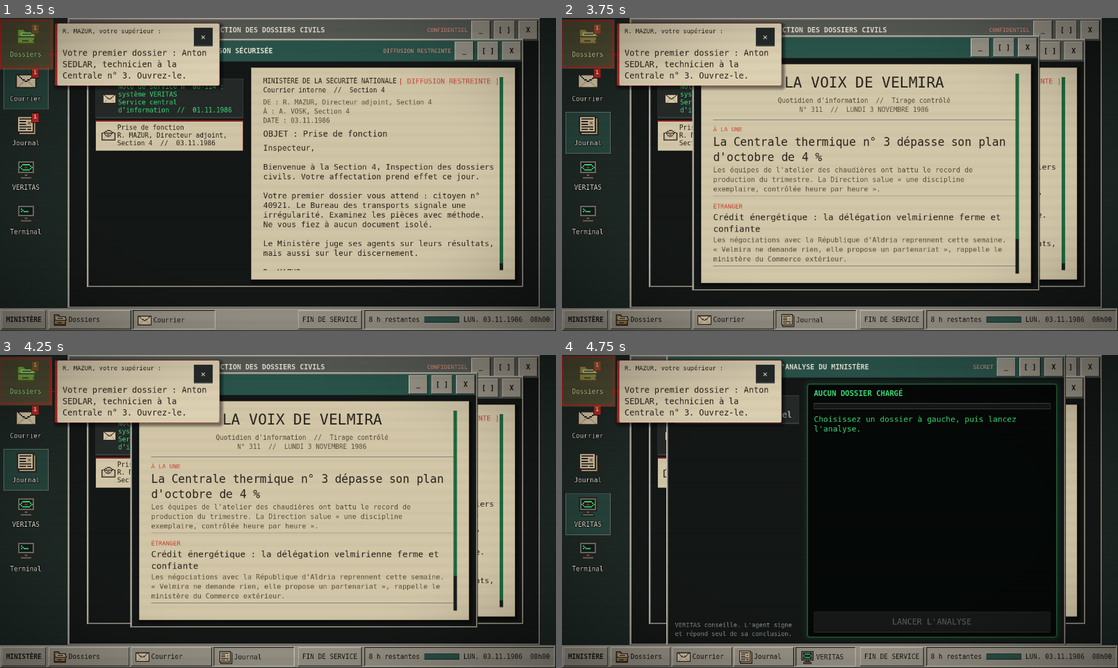
Above: before the commit, frames 1-4 (two rows, left to right).
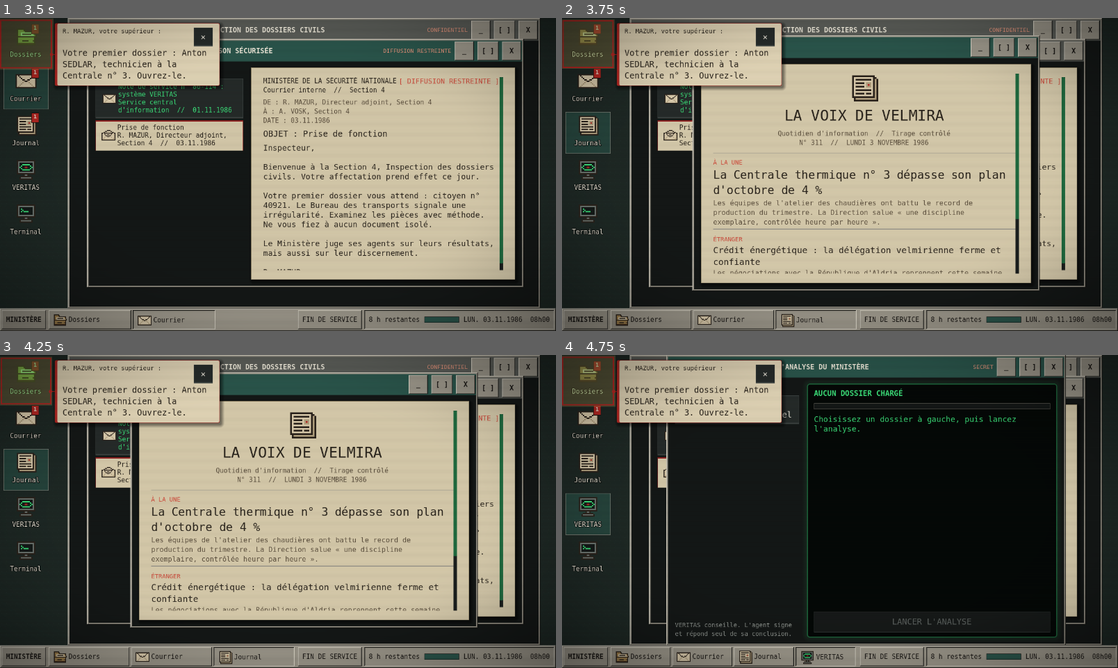
Above: after the commit, the same moments.

Repository: r65z40/truth
Game: Godot game, scene res://scenes/main_menu/main_menu.tscn
The game is run twice, just before and just after one commit, with the same random seed, the same clock (stepped at 60 frames per second) and the same inputs.
Inputs:
- Up to frame 1 (3.5 s): click "NOUVELLE PARTIE" at 0.5 s; click "PASSER" at 1.25 s; click "Dossiers" at 2 s; click "Courrier" at 2.75 s
- Up to frame 2 (3.75 s): click "Journal" at 3.5 s
- Up to frame 3 (4.25 s): no input
- Up to frame 4 (4.75 s): click "VERITAS" at 4.25 s

Frame 1 is identical in both runs. In frame 2, 6.6% of the frame differs, in the area x 27-83%, y 18-82%; in frame 3, 6.6%; in frame 4, nothing differs.

Commit message:
Journal : emblème en tête de « La Voix de Velmira »
Ajoute un emblème (icône journal en pixels) centré au-dessus du bandeau-titre,
pour que la une se lise comme une vraie première page.

Co-Authored-By: Claude Opus 4.8 <noreply@anthropic.com>
Claude-Session: https://claude.ai/code/session_01S6Q64qV8A21FGrmgUc6GYw

Diff:
--- a/scenes/ui/windows/news_window.gd
+++ b/scenes/ui/windows/news_window.gd
@@ -7,6 +7,20 @@
 @onready var _masthead: Label = %Masthead
 @onready var _tagline: Label = %Tagline
 @onready var _articles: VBoxContainer = %Articles
+
+
+func _ready() -> void:
+	super()
+	# Emblème du journal, centré au-dessus du bandeau-titre (sur papier).
+	var emblem := TextureRect.new()
+	emblem.name = "Emblem"
+	emblem.texture = PixelIcons.get_icon("news", 4)
+	emblem.custom_minimum_size = Vector2(64, 64)
+	emblem.stretch_mode = TextureRect.STRETCH_KEEP_ASPECT_CENTERED
+	emblem.texture_filter = CanvasItem.TEXTURE_FILTER_NEAREST
+	emblem.size_flags_horizontal = Control.SIZE_SHRINK_CENTER
+	_masthead.get_parent().add_child(emblem)
+	_masthead.get_parent().move_child(emblem, 0)
 
 
 func _on_opened() -> void:
--- a/tests/run_tests.gd
+++ b/tests/run_tests.gd
@@ -221,6 +221,8 @@
 	desk.get_node("%NewsButton").pressed.emit()
 	check(desk.get_open_app() == "news" and desk.get_node("%NewsButton").badge == 0, "le journal s'ouvre et la pastille disparaît")
 	check(desk.windows.news.get_node("%Articles").get_node_or_null("Article_d0_centrale_plan") != null, "la une est affichée")
+	var emblem := desk.windows.news._masthead.get_parent().get_node_or_null("Emblem") as TextureRect
+	check(emblem != null and emblem.texture == PixelIcons.get_icon("news", 4), "le journal affiche son emblème au-dessus du bandeau")
 	check(GameState.hours_used == hours, "lire le journal ne coûte pas d'heures")
 	desk.queue_free()
 	await get_tree().process_frame
